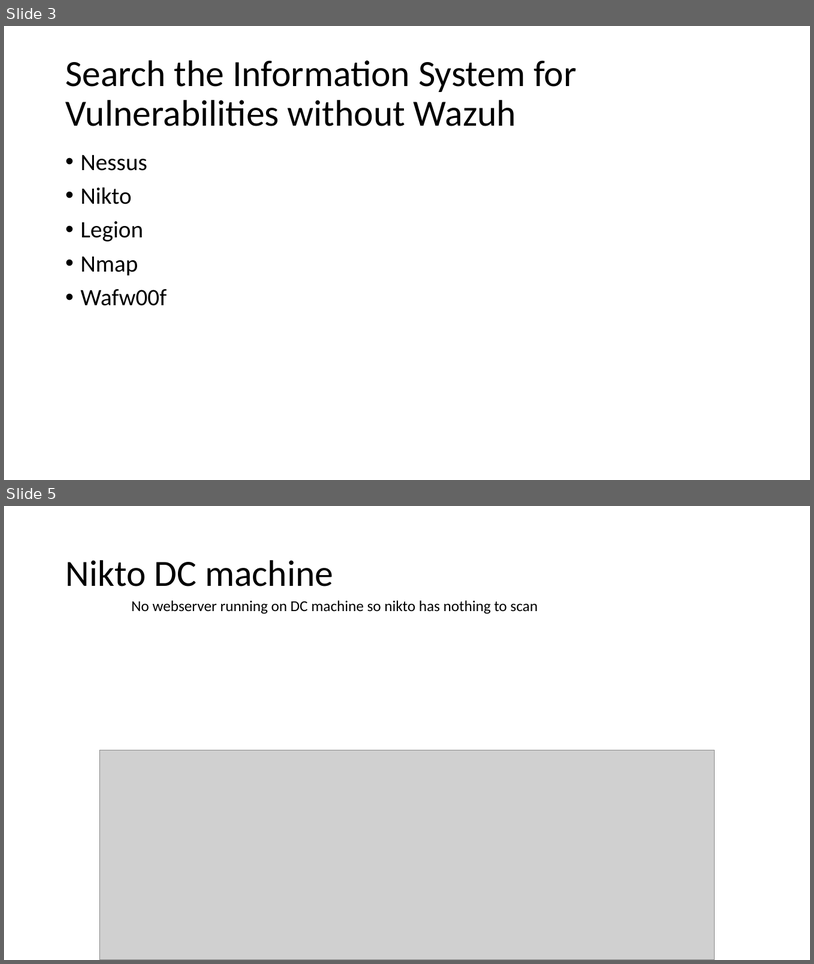
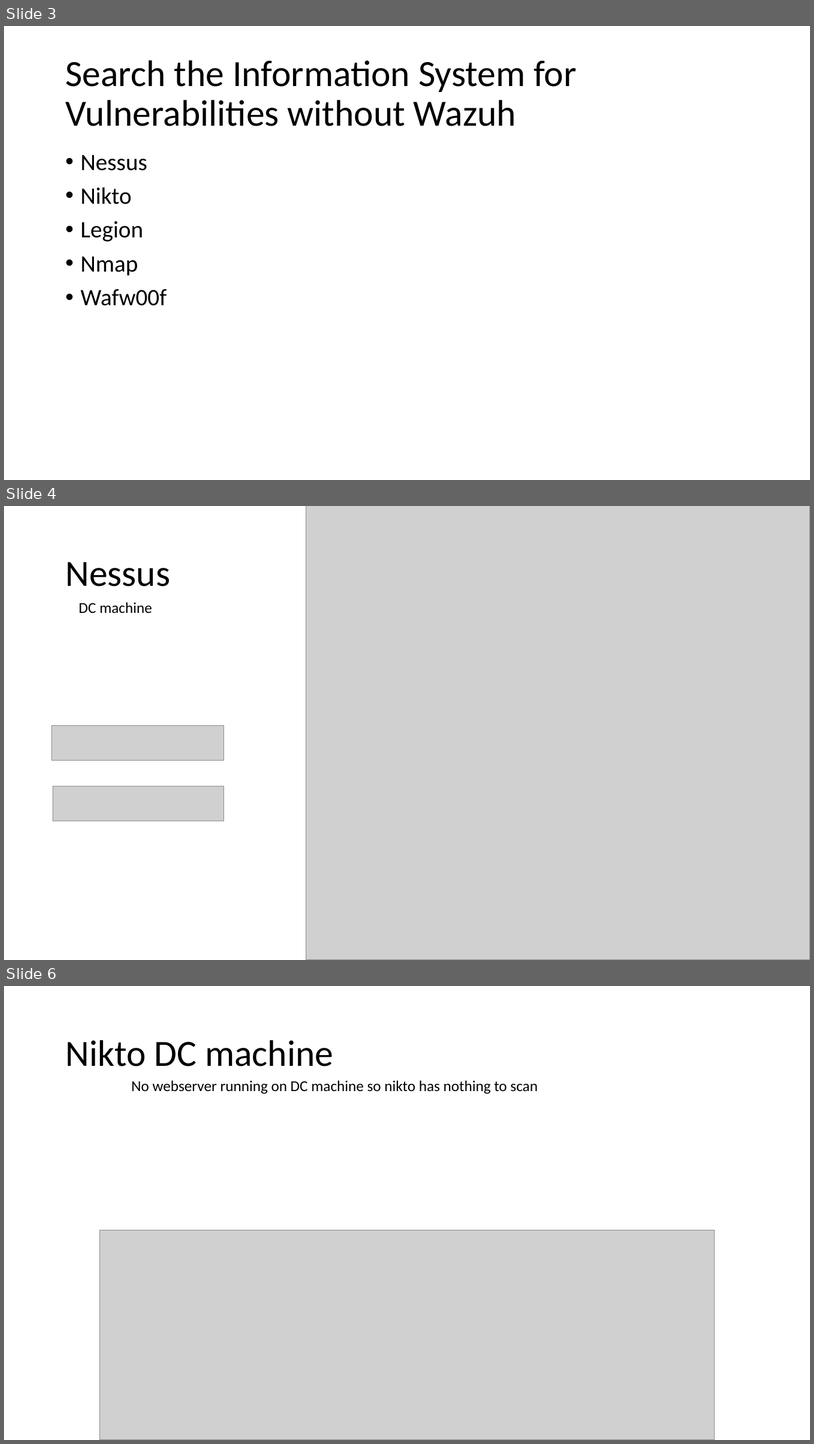
Before and after one commit to CHROME-PLATED-METRO-WOLF/coit11241-Cyber-Threat-Intelligence, a slide deck: evidence.pptx. Shown one above the other, each under a label of ours: slides 3 and 5 before the commit, slides 3, 4 and 6 after it; the slides between them are not shown. The pictures are 814x964 and 814x1444 pixels, drawn with LibreOffice and Linux fonts; fonts in the diff are those of the drawing; grey boxes stand for pictures. Boxes give left, top, right and bottom in pixels: in the first picture for what was removed or moved away, otherwise in the second. Text is boxed around its words. In the diff, an @@ line names an element or a change of style, - is before the commit and + after.

Commit message:
Added reports
Added reports for nessus, nikto, legion

```diff
--- a/evidence.pptx
+++ b/evidence.pptx
@@ slide 4 added at (x1=4, y1=506, x2=810, y2=960), background #FFFFFF @@
@@ picture added at (x1=306, y1=506, x2=810, y2=960) @@
@@ title added at (x1=65, y1=562, x2=170, y2=586), 44 pt, text #000000 @@
+Nessus
@@ text added at (x1=79, y1=602, x2=152, y2=613), 18 pt, text #000000 @@
+DC machine
@@ picture added at (x1=52, y1=726, x2=224, y2=760) @@
@@ picture added at (x1=53, y1=786, x2=224, y2=821) @@
@@ what was slide 5 is now slide 6 @@
```
Also in this commit, not shown: 6 other slides added, 2 slides removed, 4 other files.
